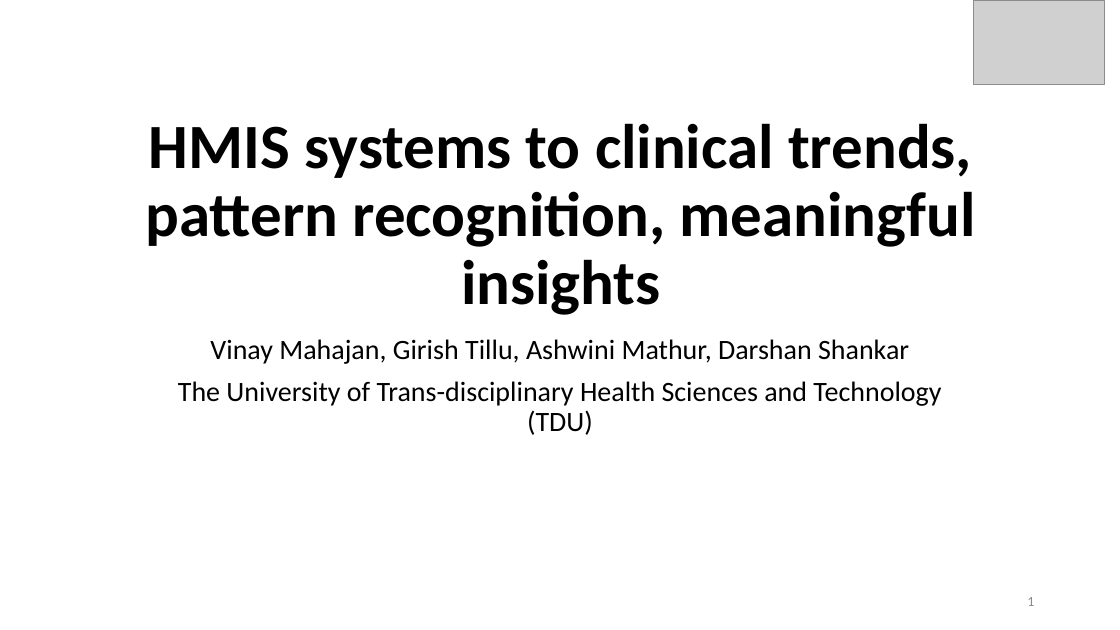
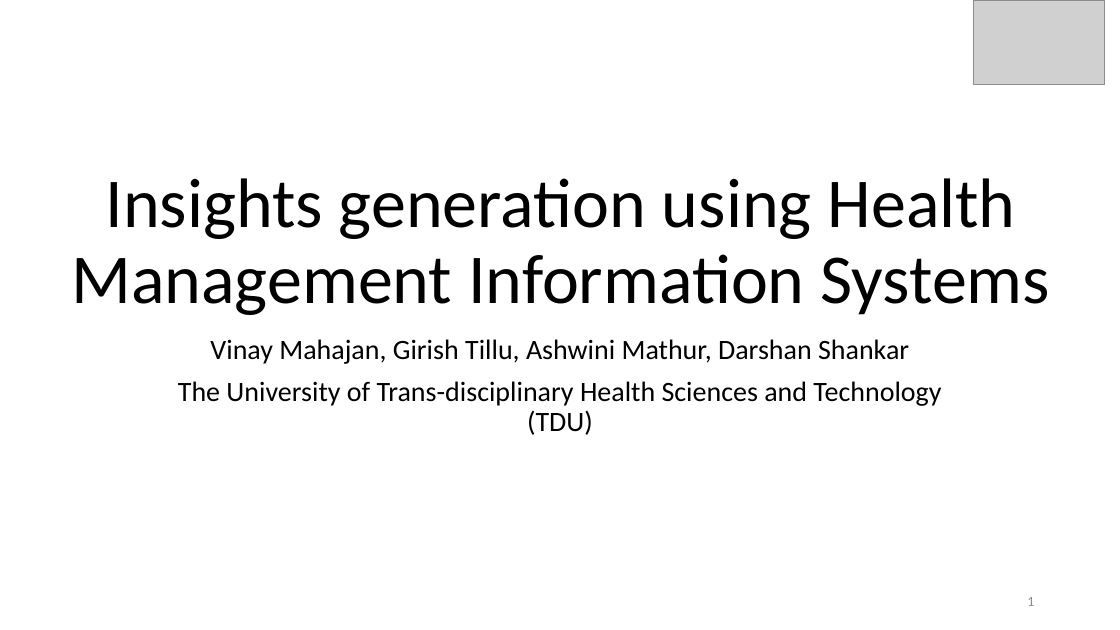
Before and after one commit to coursephd/PostgreSQL, a slide deck: slide 1 of thesis/Pune-Nov2019/01AYUSH-Pune-Nov2019.pptx. Drawn at 1120x630 pixels with LibreOffice and Linux fonts; fonts in the diff are those of the drawing; grey boxes stand for pictures; background and template pictures are left out. Boxes give left, top, right and bottom in pixels: in the first picture for what was removed or moved away, otherwise in the second. Text is boxed around its words. In the diff, an @@ line names an element or a change of style, - is before the commit and + after.

```diff
--- a/thesis/Pune-Nov2019/01AYUSH-Pune-Nov2019.pptx
+++ b/thesis/Pune-Nov2019/01AYUSH-Pune-Nov2019.pptx
@@ title at (71, 178, 1051, 315): text changed; size 54 to 60 pt; bold off @@
-HMIS systems to clinical trends, pattern recognition, meaningful insights
+Insights generation using Health Management Information Systems
```
Also in this commit, not shown: 5 other slides changed, 1 slide added.
